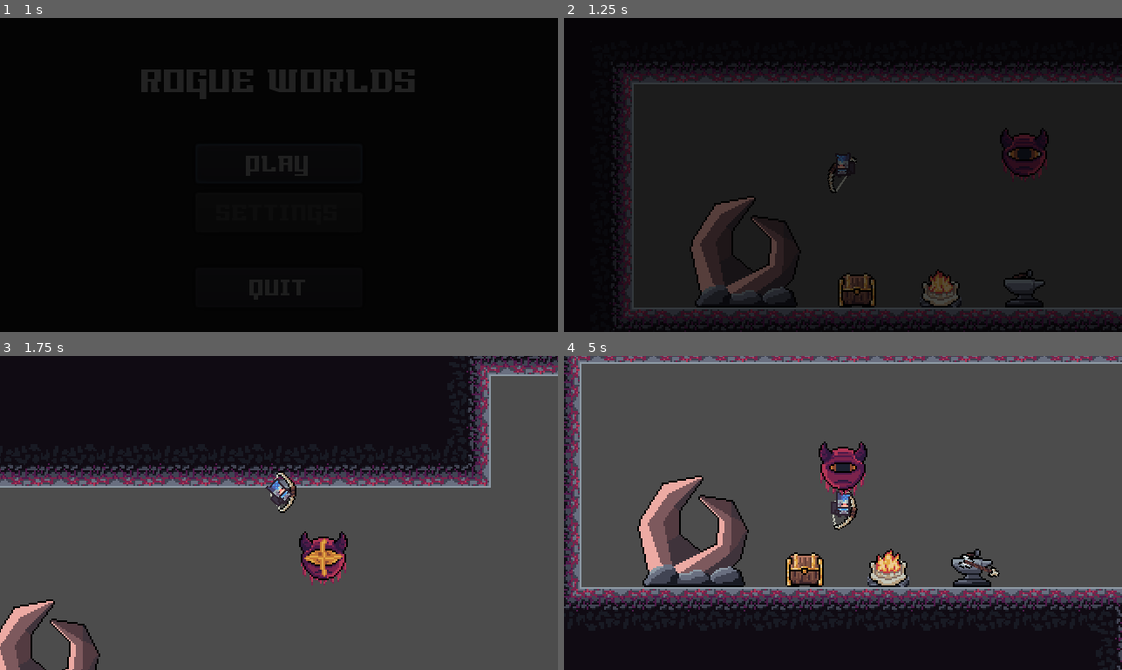
Above: before the commit, frames 1-4 (two rows, left to right).
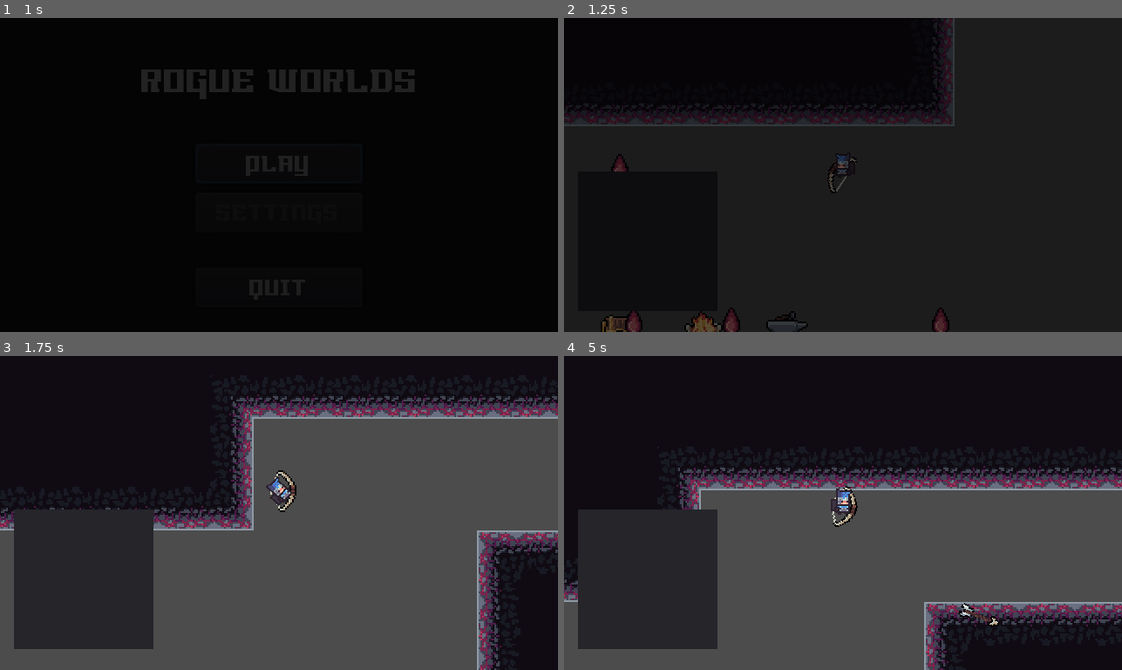
Above: after the commit, the same moments.

Repository: Riudin/Rogue-Worlds
Game: Godot game, scene res://MainScenes/Menu.tscn
The game is run twice, just before and just after one commit, with the same random seed, the same clock (stepped at 60 frames per second) and the same inputs.
Inputs (mouse positions are in pixels of both pictures, inside the frame that each line leads up to):
- Up to frame 1 (1 s): click "PLAY" at 0.5 s
- Up to frame 2 (1.25 s): no input
- Up to frame 3 (1.75 s): move the mouse to (401, 497) at 1.27 s; press the mouse at (401, 497) at 1.28 s; hold E (dash_right) from 1.28 s (still down); tap Space (jump) at 1.52 s
- Up to frame 4 (5 s): move the mouse to (731, 528) at 2.02 s; release the mouse at (731, 528) at 2.03 s; click (731, 528) at 2.1 s; tap Space (jump) at 2.27, 3.77, 4.52 s; move the mouse to (898, 443) at 2.77 s; release E (dash_right) at 2.78 s; press the mouse at (898, 443) at 2.78 s; hold Q (dash_left) 2.78-3.53 s; move the mouse to (815, 575) at 3.52 s; release the mouse at (815, 575) at 3.53 s; hold E (dash_right) from 3.53 s (still down); click (815, 575) at 3.6 s; move the mouse to (1010, 560) at 4.27 s; press the mouse at (1010, 560) at 4.28 s

Frame 1 is identical in both runs. In frame 2, 8.5% of the frame differs, in the area x 0-100%, y 0-100%; in frame 3, 39%; in frame 4, 71%.

Commit message:
finisched tutorial
basic inventory working

Diff:
--- /dev/null
+++ b/Godot Project/BloodItem.gd
@@ -0,0 +1,7 @@
+extends Area2D
+
+
+func _on_BloodItem_body_entered(body):
+	if body == GameManager.player:
+		GameManager.player.inventory.add_item("Blood", 1)
+		queue_free()
--- /dev/null
+++ b/Godot Project/BloodItem.tscn
@@ -0,0 +1,18 @@
+[gd_scene load_steps=4 format=2]
+
+[ext_resource path="res://Items/Assets/BloodItem.png" type="Texture" id=1]
+[ext_resource path="res://BloodItem.gd" type="Script" id=2]
+
+[sub_resource type="CircleShape2D" id=1]
+radius = 24.0
+
+[node name="BloodItem" type="Area2D"]
+script = ExtResource( 2 )
+
+[node name="Sprite" type="Sprite" parent="."]
+texture = ExtResource( 1 )
+
+[node name="CollisionShape2D" type="CollisionShape2D" parent="."]
+shape = SubResource( 1 )
+
+[connection signal="body_entered" from="." to="." method="_on_BloodItem_body_entered"]
--- /dev/null
+++ b/Godot Project/Inventory/Inventory.gd
@@ -0,0 +1,65 @@
+extends Resource
+class_name Inventory
+
+signal inventory_changed
+
+export var _items = Array() setget set_items, get_items
+
+# emit signal if you change _items
+func set_items(new_items):
+	_items= new_items
+	emit_signal("inventory_changed", self)
+
+# getter for _items
+func get_items():
+	return _items
+
+# returns the item from _items you are looking for
+# not to be confused with get_items()
+func get_item(index):
+	return _items[index]
+
+# adding an item to the inventory
+func add_item(item_name, quantity):
+	# is the amount we're trying to add positive?
+	if quantity <= 0:
+		print("Can't add a negative number of items")
+		return
+
+	# does the item we're trying to add exist?
+	var item = ItemDatabase.get_item(item_name)
+	if not item:
+		print("Could not find item")
+		return
+
+	var remaining_quantity = quantity
+	var max_stack_size = item.max_stack_size if item.stackable  else  1
+
+	# if it's a stackable item check if we already have a stack of it
+	if item.stackable:
+		for i in range(_items.size()):
+			if remaining_quantity == 0:
+				break
+
+			var inventory_item = _items[i]
+
+			if inventory_item.item_reference.name != item.name:
+				continue
+
+			# if we have a stack check if the stack has room and add items accordingly
+			if inventory_item.quantity < max_stack_size:
+				var original_quantity = inventory_item.quantity
+				inventory_item.quantity = min(original_quantity + remaining_quantity, max_stack_size)
+				remaining_quantity -= inventory_item.quantity - original_quantity
+
+	# if there's no more stacks in the inventory that have room, create a new one
+	# loop to see if we need to make a full stack and continue or if we make a partial stack and are done
+	while remaining_quantity > 0:
+		var new_item = {
+			item_reference = item,
+			quantity = min(remaining_quantity, max_stack_size)
+		}
+		_items.append(new_item)
+		remaining_quantity -= new_item.quantity
+
+	emit_signal("inventory_changed", self)
--- a/Godot Project/Items/Item.gd
+++ b/Godot Project/Items/Item.gd
@@ -1,6 +1,7 @@
 extends Resource
 class_name ItemResource
 
+# variables every item will have
 export var name : String
 export var stackable : bool = false
 export var max_stack_size : int = 1
--- /dev/null
+++ b/Godot Project/MainScenes/InventoryGrid.gd
@@ -0,0 +1,17 @@
+extends GridContainer
+
+
+func _ready():
+	GameManager.connect("player_initialized", self, "_on_player_initialized")
+
+func _on_player_initialized(player):
+	player.inventory.connect("inventory_changed", self, "_on_inventory_changed")
+
+func _on_inventory_changed(inventory):
+	for n in get_children():
+		n.queue_free()
+
+	for item in inventory.get_items():
+		var item_label = Label.new()
+		item_label.text = "%s x%d" % [item.item_reference.name, item.quantity]
+		add_child(item_label)
--- a/Godot Project/MainScenes/World.tscn
+++ b/Godot Project/MainScenes/World.tscn
@@ -1,27 +1,58 @@
-[gd_scene load_steps=5 format=2]
+[gd_scene load_steps=7 format=2]
 
 [ext_resource path="res://Player/Player.tscn" type="PackedScene" id=1]
 [ext_resource path="res://Levels/Level_2.tscn" type="PackedScene" id=2]
 [ext_resource path="res://Enemies/BloodWorm.tscn" type="PackedScene" id=3]
 [ext_resource path="res://Enemies/EyeDude.tscn" type="PackedScene" id=4]
+[ext_resource path="res://MainScenes/InventoryGrid.gd" type="Script" id=5]
+[ext_resource path="res://BloodItem.tscn" type="PackedScene" id=6]
 
 [node name="World" type="Node2D"]
 
 [node name="Level_2" parent="." instance=ExtResource( 2 )]
 
 [node name="Player" parent="." instance=ExtResource( 1 )]
-position = Vector2( 24, 112 )
+position = Vector2( 160, 88 )
 
 [node name="MonsterSpawner" type="Node2D" parent="."]
 
 [node name="BloodWorm" parent="MonsterSpawner" instance=ExtResource( 3 )]
-position = Vector2( 568, 248 )
+position = Vector2( 688, 248 )
 
 [node name="BloodWorm2" parent="MonsterSpawner" instance=ExtResource( 3 )]
-position = Vector2( 360, 248 )
+position = Vector2( 448, 248 )
 
 [node name="BloodWorm3" parent="MonsterSpawner" instance=ExtResource( 3 )]
 position = Vector2( 744, 56 )
 
 [node name="EyeDude" parent="MonsterSpawner" instance=ExtResource( 4 )]
-position = Vector2( 128, 120 )
+position = Vector2( 504, 48 )
+
+[node name="BloodItem" parent="." instance=ExtResource( 6 )]
+position = Vector2( 216, 176 )
+
+[node name="BloodItem2" parent="." instance=ExtResource( 6 )]
+position = Vector2( 96, 176 )
+
+[node name="BloodItem3" parent="." instance=ExtResource( 6 )]
+position = Vector2( 40, 176 )
+
+[node name="BloodItem4" parent="." instance=ExtResource( 6 )]
+position = Vector2( 32, 88 )
+
+[node name="UI" type="CanvasLayer" parent="."]
+
+[node name="Panel" type="Panel" parent="UI"]
+margin_left = 8.0
+margin_top = 88.0
+margin_right = 88.0
+margin_bottom = 168.0
+
+[node name="GridContainer" type="GridContainer" parent="UI/Panel"]
+anchor_right = 1.0
+anchor_bottom = 1.0
+margin_left = 5.0
+margin_top = 5.0
+margin_right = -5.0
+margin_bottom = -5.0
+script = ExtResource( 5 )
--- /dev/null
+++ b/Godot Project/Managers/GameManager.gd
@@ -0,0 +1,35 @@
+extends Node
+
+signal player_initialized
+
+var player
+
+func _process(delta):
+	if not player:
+		initialize_player()
+		return
+
+# this makes the player accessable from anywhere
+func initialize_player():
+	player = get_tree().get_root().get_node_or_null("/root/World/Player")
+	if not player:
+		return
+
+	emit_signal("player_initialized", player)
+
+	player.inventory.connect("inventory_changed", self, "_on_player_inventory_changed")
+
+	# loading a saved inventory if it exists and setting the new player inventory (that was made
+	# when the player entered the scene tree) to it. we don't overwrite the saved inventory at this point
+	var existing_inventory = load("user://inventory.tres")
+	if existing_inventory:
+		player.inventory.set_items(existing_inventory.get_items())
+	else:
+		print("No inventory found, creating new one")
+		#lets give the player 3 Blood
+		#player.inventory.add_item("Blood", 1)
+
+# save the player inventory to disk whenever we get a "inventory_changed" signal
+# maybe we need tweaking later on of we have multiple inventorys
+func _on_player_inventory_changed(inventory):
+	ResourceSaver.save("user://inventory.tres", inventory)
--- a/Godot Project/Managers/ItemDatabase.gd
+++ b/Godot Project/Managers/ItemDatabase.gd
@@ -3,10 +3,13 @@
 var items = Array()
 
 func _ready():
+	# scan the ItemResources directory for all item resources
 	var directory = Directory.new()
 	directory.open("res://Items/ItemResources")
 	directory.list_dir_begin()
 
+	# load all files in the items array - we check here if the file is a directory and if it's not,
+	# we assume it's a *.tres file
 	var filename = directory.get_next()
 	while(filename):
 		if not directory.current_is_dir():
@@ -14,6 +17,8 @@
 
 		filename = directory.get_next()
 
+# this is for other scrips that want to use an item. this function gives them the corresponding
+# *.tres file from the items array
 func  get_item(item_name):
 	for i in items:
 		if i.name == item_name:
--- a/Godot Project/Player/Player.gd
+++ b/Godot Project/Player/Player.gd
@@ -24,8 +24,7 @@
 onready var stun_timer = $StunTimer
 onready var weapon_pos = $Sprites/BackHand/WeaponPosition
 onready var screen_shaker = $Camera2D/ScreenShaker
-# weapon needs to link to an interchangable weapon in the future. for now it's set on default
-onready var weapon = weapon_pos.get_child(0)
+onready var weapon = weapon_pos.get_child(0)     # this works as long as there is only one weapon
 #export(PackedScene) onready var weapon
 
 var velocity = Vector2.ZERO
@@ -34,12 +33,16 @@
 var facing_right = true setget orient_sprites
 var FRICTION = 25
 
+var inventory_resource = load("res://Inventory/Inventory.gd")
+var inventory = inventory_resource.new()
+
 
 func _ready():
 	animation_tree.active = true
 
 
 func _physics_process(delta):
+	#print(get_tree().get_root().get_node("/root/World/Player"), "    ", self)
 	if not is_on_floor():
 		FRICTION = AIR_FRICTION
 	else:
--- a/Godot Project/Player/Player.tscn
+++ b/Godot Project/Player/Player.tscn
@@ -2,7 +2,7 @@
 
 [ext_resource path="res://Assets/default-character.png" type="Texture" id=1]
 [ext_resource path="res://Items/Weapons/BoneBow.tscn" type="PackedScene" id=2]
-[ext_resource path="res://Player/ScreenShaker.gd" type="Script" id=3]
+[ext_resource path="res://Utility/ScreenShaker.gd" type="Script" id=3]
 [ext_resource path="res://Player/Player.gd" type="Script" id=5]
 
 [sub_resource type="RectangleShape2D" id=1]
--- a/Godot Project/project.godot
+++ b/Godot Project/project.godot
@@ -10,11 +10,17 @@
 
 _global_script_classes=[ {
 "base": "Resource",
+"class": "Inventory",
+"language": "GDScript",
+"path": "res://Inventory/Inventory.gd"
+}, {
+"base": "Resource",
 "class": "ItemResource",
 "language": "GDScript",
 "path": "res://Items/Item.gd"
 } ]
 _global_script_class_icons={
+"Inventory": "",
 "ItemResource": ""
 }
 
@@ -26,8 +32,9 @@
 
 [autoload]
 
+ItemDatabase="*res://Managers/ItemDatabase.gd"
 Transition="*res://Managers/transition.gd"
-ItemDatabase="*res://Managers/ItemDatabase.gd"
+GameManager="*res://Managers/GameManager.gd"
 
 [display]
 
Renamed: Godot Project/Player/ScreenShaker.gd -> Godot Project/Utility/ScreenShaker.gd
